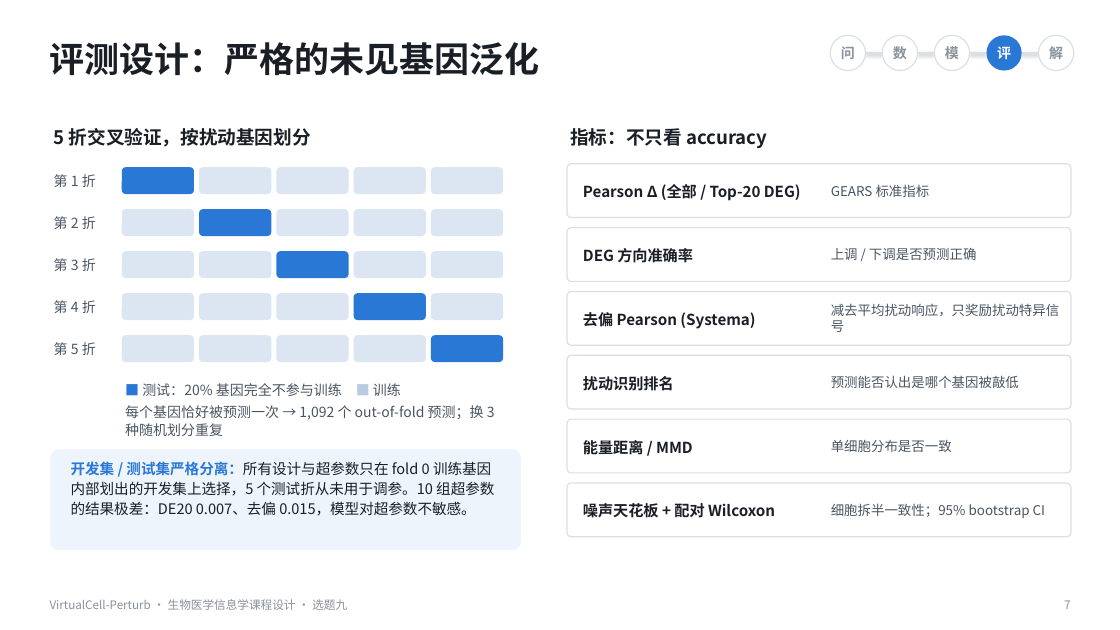
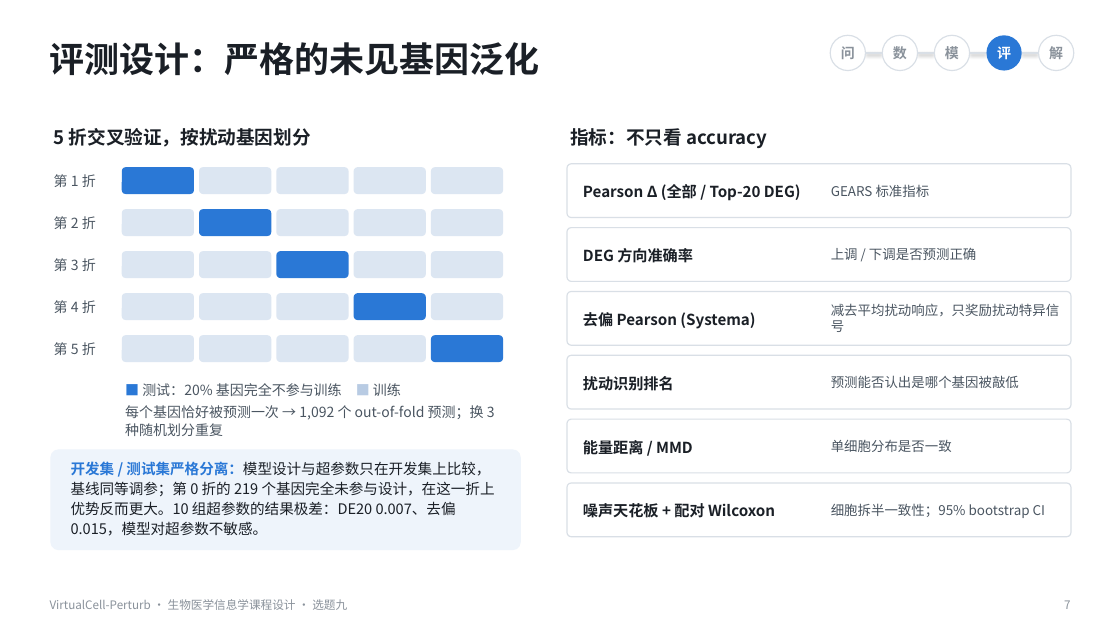
Before and after one commit to GuTianshuo/VirtualCell-Perturb, a slide deck: slide 7 of docs/VirtualCell-Perturb_汇报.pptx. Drawn at 1120x630 pixels with LibreOffice and Linux fonts; fonts in the diff are those of the drawing. Boxes give left, top, right and bottom in pixels: in the first picture for what was removed or moved away, otherwise in the second. Text is boxed around its words. In the diff, an @@ line names an element or a change of style, - is before the commit and + after.

Commit message:
Round-3 review: baselines tuned on the same dev split, GEARS comparison, borrowed-cells single-cell baseline (flow ties it; variance-conditioning tried and rejected on dev), selection-bias check on untouched fold 0, corrected claims, complete requirements

```diff
--- a/docs/VirtualCell-Perturb_汇报.pptx
+++ b/docs/VirtualCell-Perturb_汇报.pptx
@@ text at [71,461,495,536]: text changed @@
-开发集 / 测试集严格分离：所有设计与超参数只在 fold 0 训练基因内部划出的开发集上选择，5 个测试折从未用于调参。10 组超参数的结果极差：DE20 0.007、去偏 0.015，模型对超参数不敏感。
+开发集 / 测试集严格分离：模型设计与超参数只在开发集上比较，基线同等调参；第 0 折的 219 个基因完全未参与设计，在这一折上优势反而更大。10 组超参数的结果极差：DE20 0.007、去偏 0.015，模型对超参数不敏感。
```
Also in this commit, not shown: 3 other slides changed, 38 other files.
